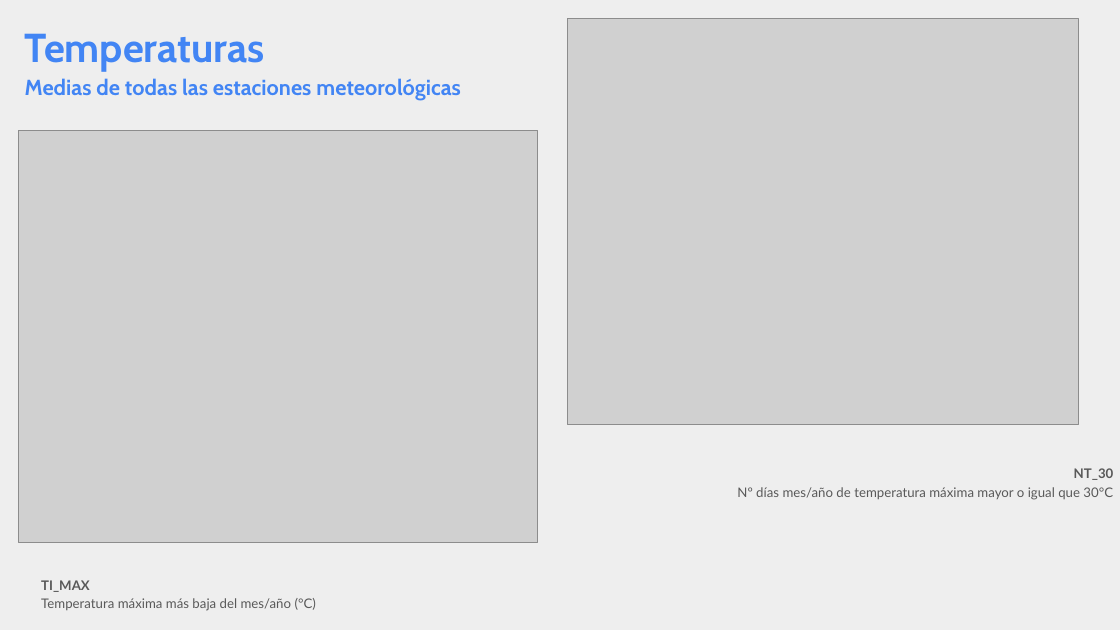
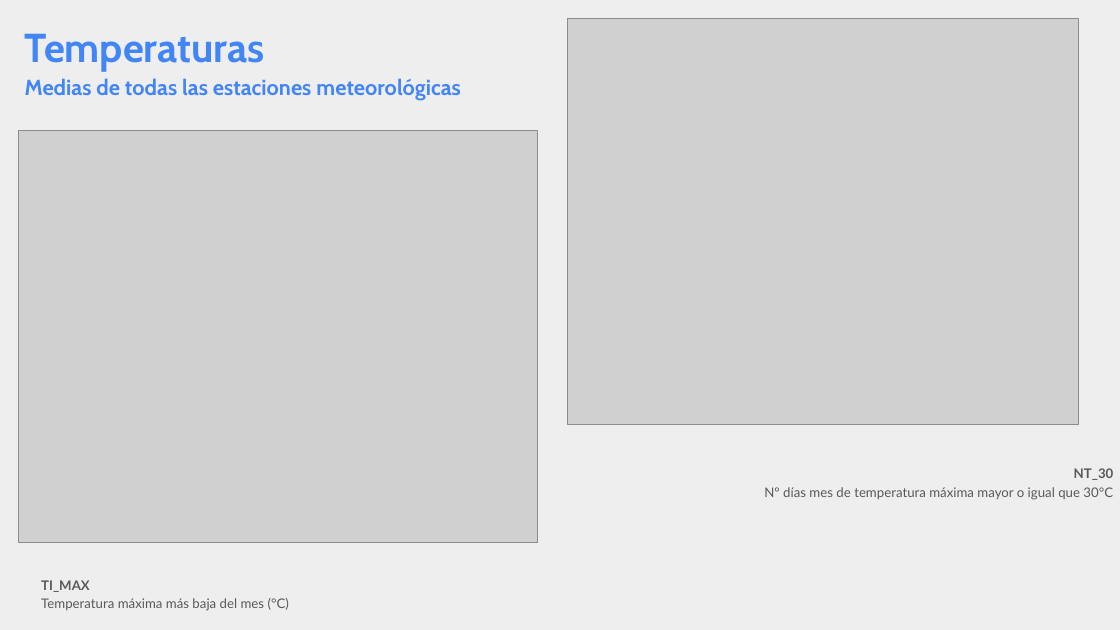
Before and after one commit to pasinatosilvia/Mi_primer_EDA, a slide deck: slide 19 of EDA_presentacion.pptx. Drawn at 1120x630 pixels with LibreOffice and Linux fonts; fonts in the diff are those of the drawing; grey boxes stand for pictures. Boxes give left, top, right and bottom in pixels: in the first picture for what was removed or moved away, otherwise in the second. Text is boxed around its words. In the diff, an @@ line names an element or a change of style, - is before the commit and + after.

```diff
--- a/EDA_presentacion.pptx
+++ b/EDA_presentacion.pptx
@@ title at (764,487,1113,500): text changed @@
-Nº días mes/año de temperatura máxima mayor o igual que 30°C
+Nº días mes de temperatura máxima mayor o igual que 30°C
@@ title at (41,598,289,611): text changed @@
-Temperatura máxima más baja del mes/año (°C)
+Temperatura máxima más baja del mes (°C)
```
Also in this commit, not shown: 12 other slides changed, 2 other files.
